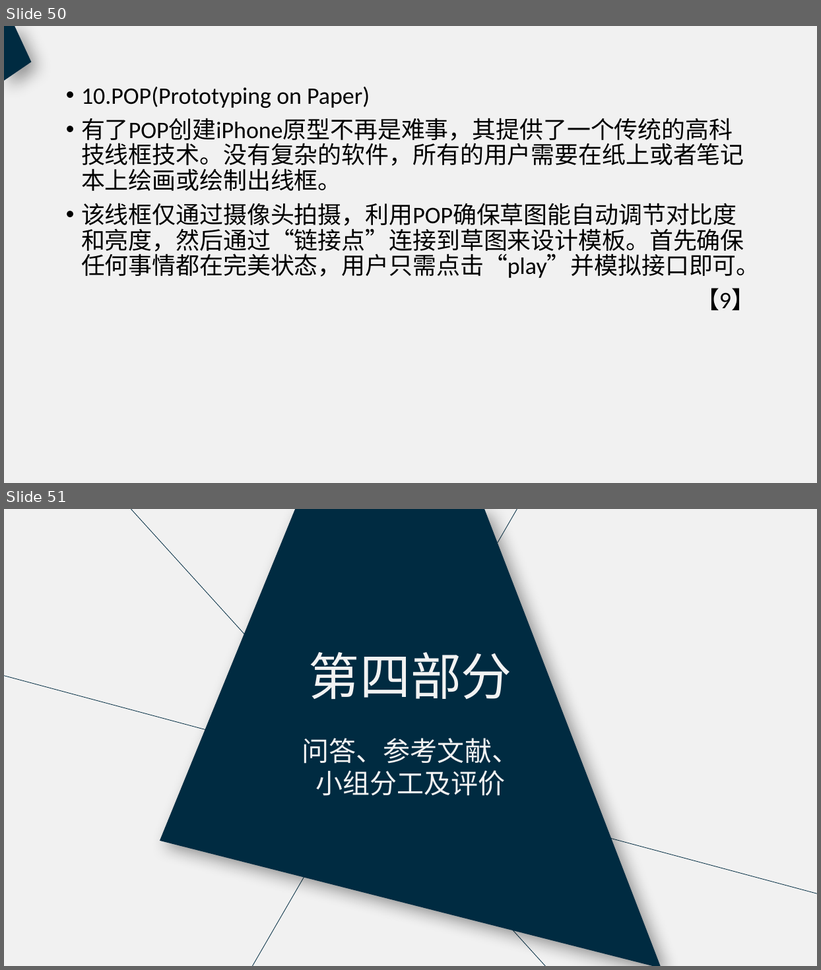
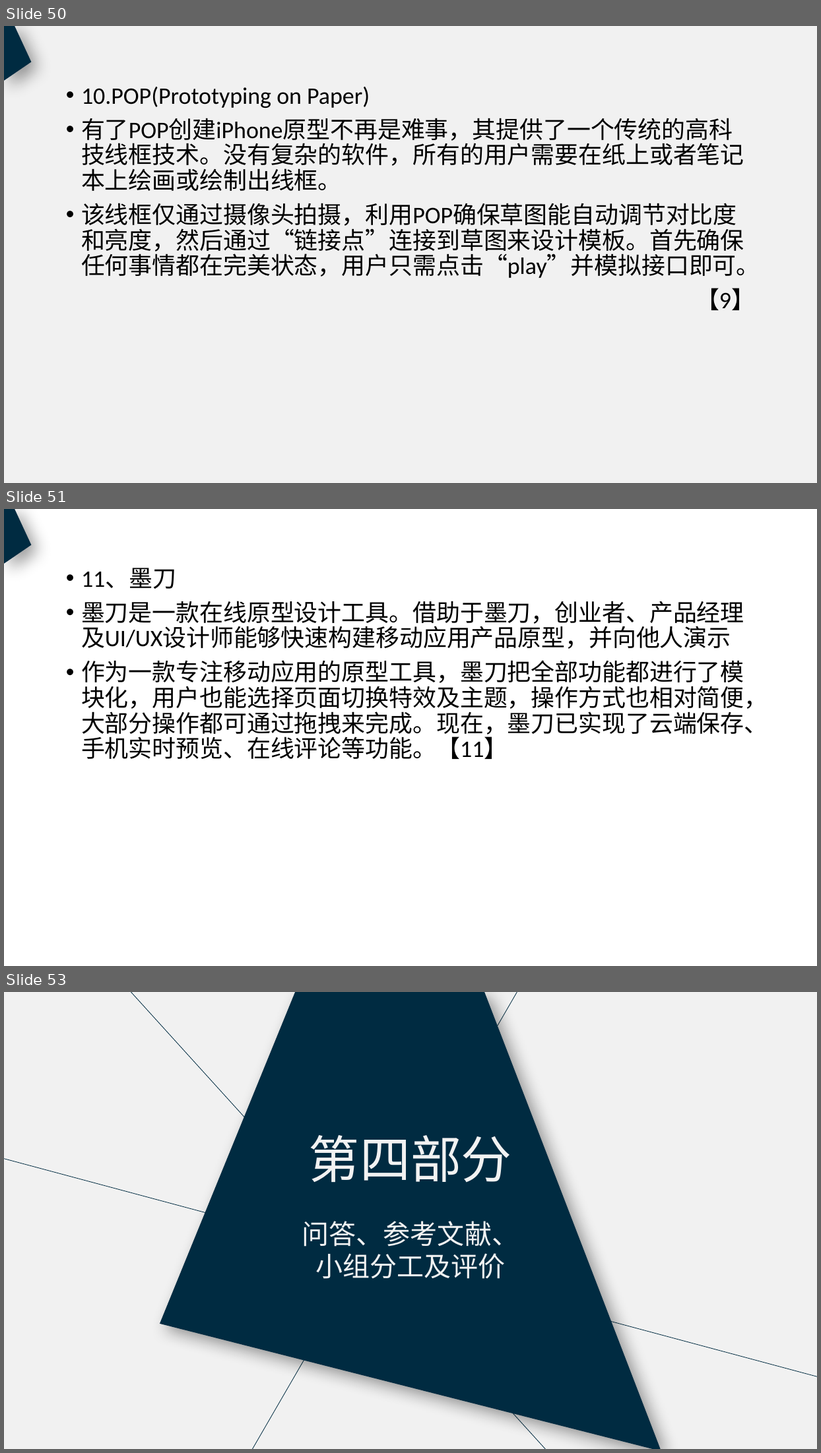
Before and after one commit to PRD2018-G18/PRD2018, a slide deck: 非受控文档/过程文档/UML基础2/UML基础2.pptx. Shown one above the other, each under a label of ours: slides 50 and 51 before the commit, slides 50, 51 and 53 after it; the slides between them are not shown. The pictures are 821x970 and 821x1453 pixels, drawn with LibreOffice and Linux fonts; fonts in the diff are those of the drawing. Boxes give left, top, right and bottom in pixels: in the first picture for what was removed or moved away, otherwise in the second. Text is boxed around its words. In the diff, an @@ line names an element or a change of style, - is before the commit and + after.

Commit message:
审核修改UML基础2界面原型PPT

```diff
--- a/非受控文档/过程文档/UML基础2/UML基础2.pptx
+++ b/非受控文档/过程文档/UML基础2/UML基础2.pptx
@@ slide 51 added at [4, 509, 817, 966], background #FFFFFF @@
@@ freeform shape added at [4, 509, 32, 564], fill #002B41 @@
@@ text added at [81, 568, 768, 759], 28 pt, text #000000 @@
+• 11、墨刀
+• 墨刀是一款在线原型设计工具。借助于墨刀，创业者、产品经理及UI/UX设计师能够快速构建移动应用产品原型，并向他人演示
+• 作为一款专注移动应用的原型工具，墨刀把全部功能都进行了模块化，用户也能选择页面切换特效及主题，操作方式也相对简便，大部分操作都可通过拖拽来完成。现在，墨刀已实现了云端保存、手机实时预览、在线评论等功能。【11】
@@ what was slide 51 is now slide 53 @@
```
Also in this commit, not shown: 25 slides changed, 2 other slides added, 1 slide removed.
